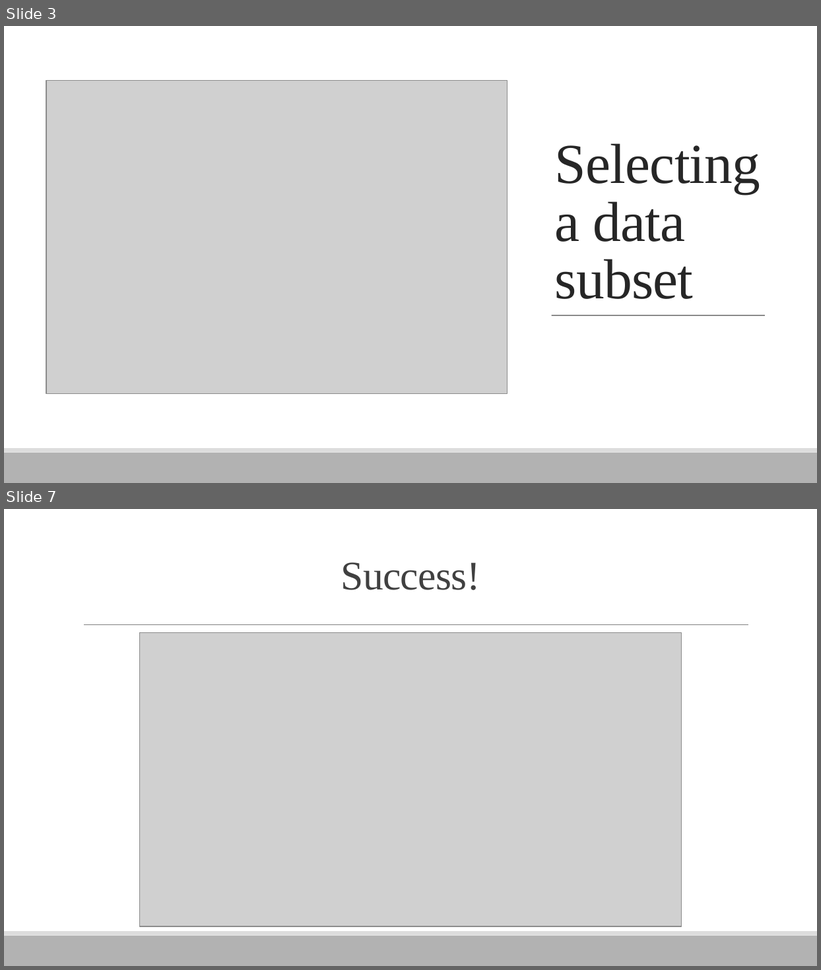
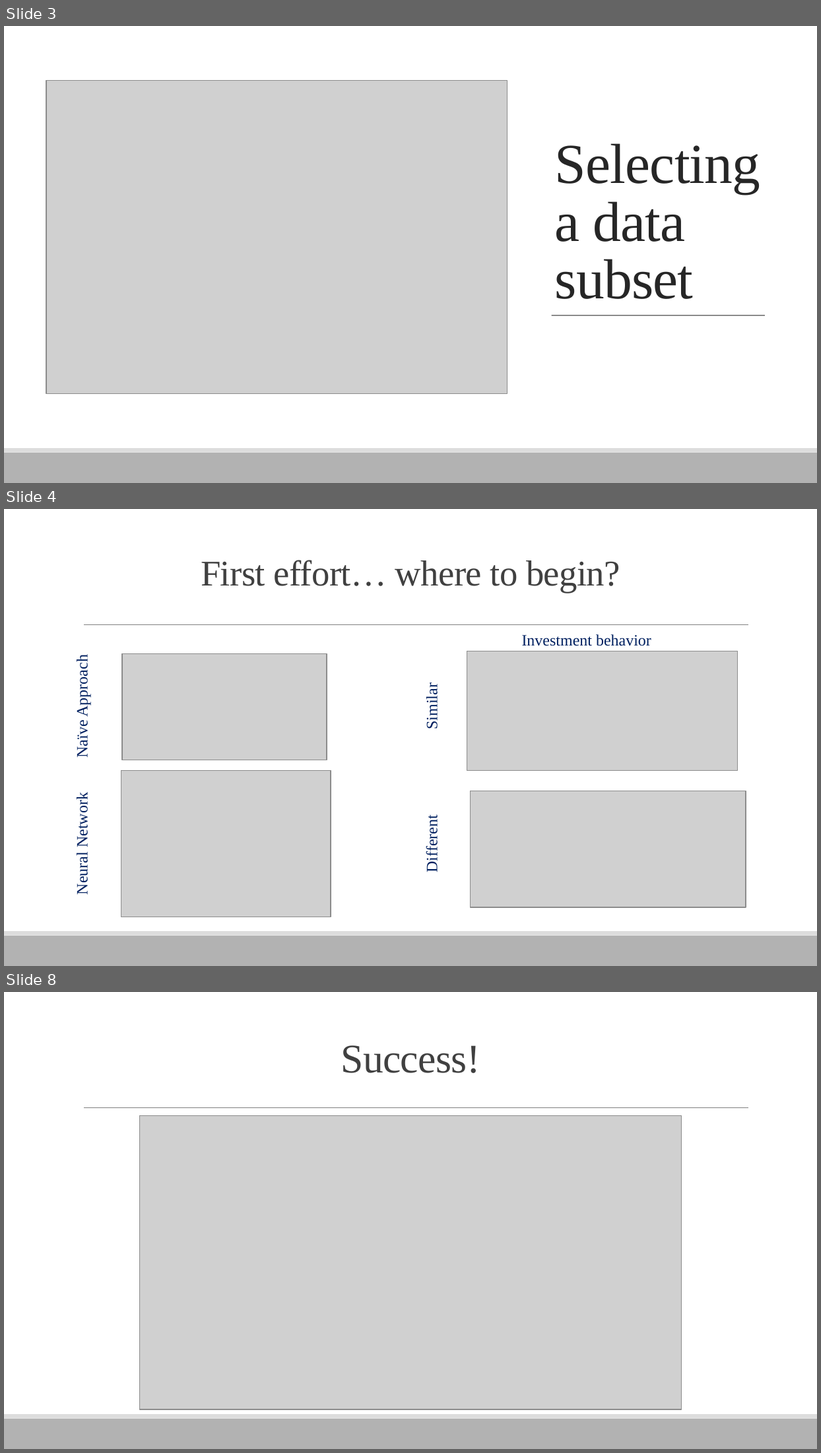
Before and after one commit to alexander-moore/DS501_Case2, a slide deck: DS501 Project 2.pptx. Shown one above the other, each under a label of ours: slides 3 and 7 before the commit, slides 3, 4 and 8 after it; the slides between them are not shown. The pictures are 821x970 and 821x1453 pixels, drawn with LibreOffice and Linux fonts; fonts in the diff are those of the drawing; grey boxes stand for pictures. Boxes give left, top, right and bottom in pixels: in the first picture for what was removed or moved away, otherwise in the second. Text is boxed around its words. In the diff, an @@ line names an element or a change of style, - is before the commit and + after.

```diff
--- a/DS501 Project 2.pptx
+++ b/DS501 Project 2.pptx
@@ slide 4 added at <box>4,509,817,966</box>, background #FFFFFF; not listed: 3 template elements that a slide beside it also shows @@
@@ title added at <box>201,560,620,593</box>, 32 pt, text #404040 @@
+First effort… where to begin?
@@ text added at <box>522,634,651,646</box>, 14 pt, text #002060 @@
+Investment behavior
@@ text added at <box>73,661,91,757</box>, 14 pt, text #002060 @@
+Naïve Approach
@@ picture added at <box>122,654,327,760</box> @@
@@ picture added at <box>467,652,737,771</box> @@
@@ text added at <box>423,689,441,729</box>, 14 pt, text #002060 @@
+Similar
@@ picture added at <box>121,771,331,917</box> @@
@@ text added at <box>73,798,91,894</box>, 14 pt, text #002060 @@
+Neural Network
@@ picture added at <box>471,791,746,908</box> @@
@@ text added at <box>423,821,441,872</box>, 14 pt, text #002060 @@
+Different
@@ what was slide 7 is now slide 8 @@
```
Also in this commit, not shown: 6 slides changed, 12 other files.
